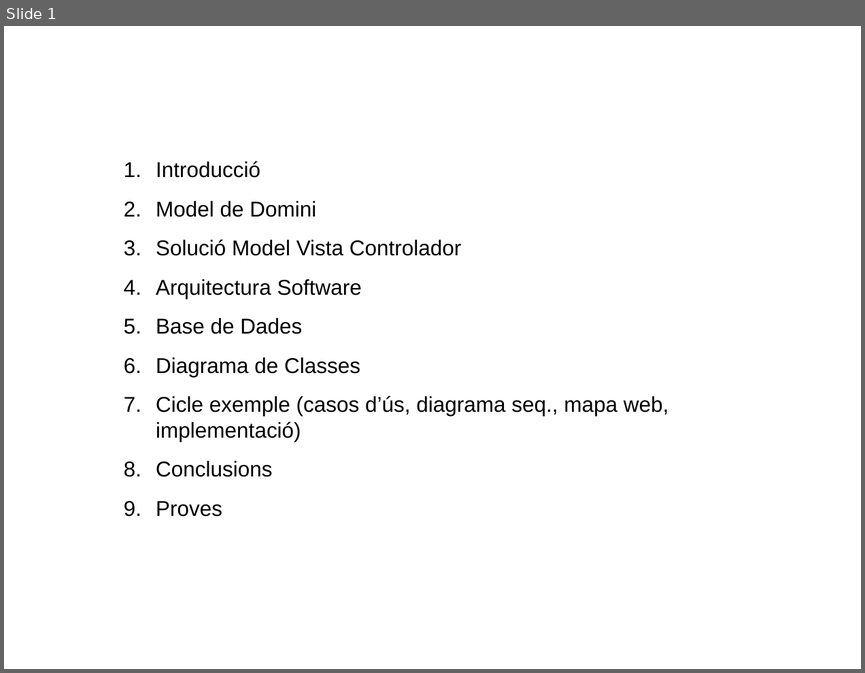
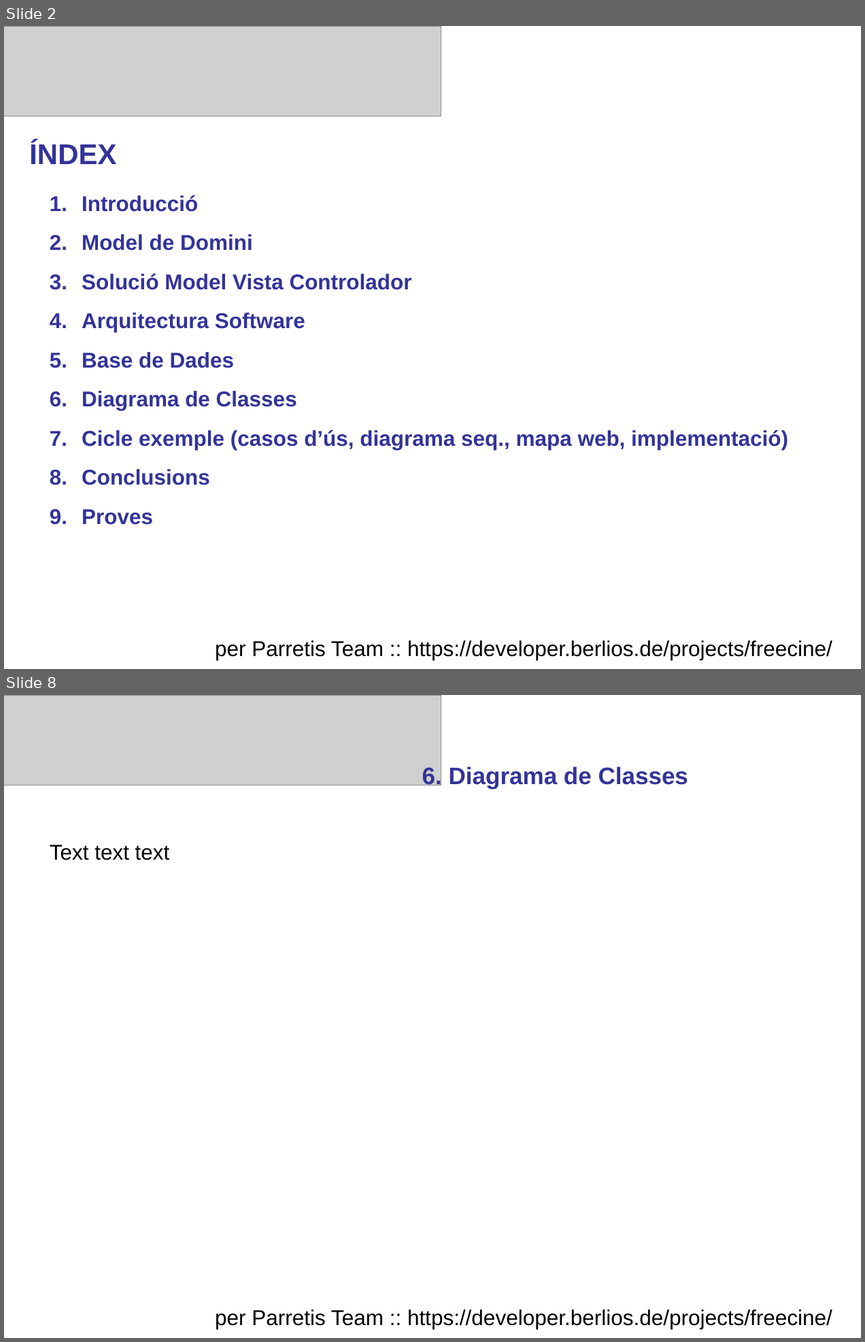
Before and after one commit to BackupTheBerlios/freecine, a slide deck: cineonline5.0/Documents/formals/presentaciocineonline.ppt. Shown one above the other, each under a label of ours: slide 1 before the commit, slides 2 and 8 after it; the slides between them are not shown. The pictures are 865x673 and 865x1342 pixels, drawn with LibreOffice and Linux fonts; fonts in the diff are those of the drawing; grey boxes stand for pictures. Boxes give left, top, right and bottom in pixels: in the first picture for what was removed or moved away, otherwise in the second. Text is boxed around its words. In the diff, an @@ line names an element or a change of style, - is before the commit and + after.

```diff
--- a/cineonline5.0/Documents/formals/presentaciocineonline.ppt
+++ b/cineonline5.0/Documents/formals/presentaciocineonline.ppt
@@ slide 8 added at [4, 695, 861, 1338], background #FFFFFF @@
@@ picture added at [4, 695, 441, 785] @@
@@ text added at [422, 765, 688, 789], 20 pt, text #333399, bold @@
+6. Diagrama de Classes
@@ text added at [50, 845, 170, 860], 18 pt, text #000000 @@
+Text text text
@@ text added at [215, 1309, 832, 1329], 18 pt, text #000000 @@
+per Parretis Team :: https://developer.berlios.de/projects/freecine/
@@ what was slide 1 is now slide 2 @@
@@ slide 2 changed as well @@
@@ picture added at [4, 26, 441, 116] @@
@@ text added at [29, 141, 116, 164], 24 pt, text #333399, bold @@
+ÍNDEX
@@ text "Introducció": place and size @@
-text "Introducció" at [156, 161, 668, 516]
+text "Introducció" at [82, 195, 788, 524]
@@ text "Introducció" at [82, 195, 788, 524]: text colour #000000 to #333399, bold on; bullet colour #000000 to #333399 @@
@@ text added at [215, 640, 832, 660], 18 pt, text #000000 @@
+per Parretis Team :: https://developer.berlios.de/projects/freecine/
```
Also in this commit, not shown: 10 other slides added.
